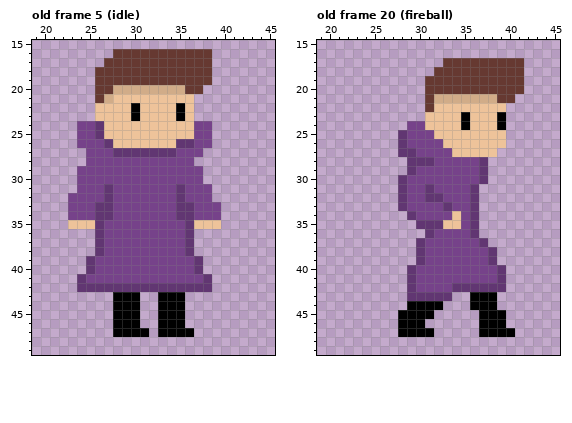
File history of a pixel-art file, art/character0.aseprite. The picture above is the old version.
64x64 pixels, 21 frames. Shown: old frame 5 (idle): x 19..45, y 15..49; old frame 20 (fireball): x 19..45, y 15..49.
And afterwards:
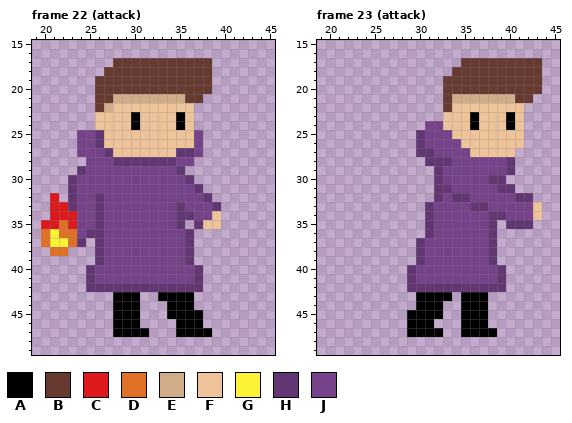
Palette (. is transparent): A #000000  B #663931  C #dd191d  D #df7126  E #d1ac88  F #eec39a  G #fbf236  H #613672  J #76428a
A new or re-ordered frame is compared with the old frame closest to it.
From the commit log: feat: Add Slots to CharacterInfo feat: Add Item Packets
What changed:
frames 21 -> 23
Frame 22 (attack) is new; against old frame 5 (idle):
y 16: x 28..38 BBBBBBBBBBB -> ...........
y 17: x 27 B -> .
y 18: x 26 B -> .
y 20: x 28..35 EEEEEEEE -> BBBBBBBB; x 38 . -> B
y 21: x 27..37 EFFFFFFFFF. -> BEEEEEEEEBB
y 22: x 26..27 FF -> BE; x 30 A -> F; x 35 A -> F
y 24: x 24..26 JJH -> ..F; x 30 F -> A; x 35 F -> A; x 37..38 JJ -> ..
y 25: x 38 J -> .
y 26: x 26..27 JH -> HF; x 35..36 HH -> FF; x 38 J -> .
y 27: x 24 . -> J; x 27..36 JHHHHHHHJJ -> HFFFFFFFHH
y 28: x 28..34 JJJJJJJ -> HHHHHHH
y 29: x 24 J -> H; x 35..37 JJJ -> H..
y 30: x 23 . -> H; x 36..37 JJ -> H.
y 31: x 23 . -> H; x 27 H -> J; x 35 H -> J; x 37..38 JJ -> H.
y 32: x 21 . -> C; x 23 J -> H; x 26..27 JH -> HJ; x 35 H -> J; x 38 J -> H
y 33: x 21..23 ..J -> CCH; x 27 H -> J; x 36 H -> J; x 39 J -> H
y 34: x 21..23 ..J -> CCC; x 27 H -> J; x 39 J -> F
y 35: x 20..25 ...FFF -> CCDCJJ; x 35..37 JHF -> H.H
y 36: x 20..25 ...... -> DGDDJH
y 37: x 20..24 ..... -> DGGDH
y 38: x 21..22 .. -> DD
y 39: x 25..26 HJ -> .H; x 36..37 JH -> H.
y 41: x 24..25 HJ -> .H; x 37..38 JH -> H.
y 42: x 24 H -> .; x 38 H -> .
y 43: x 36 . -> A
y 44: x 33 A -> .; x 36 . -> A
y 45: x 33 A -> .; x 36..37 .. -> AA
y 46: x 33..34 AA -> ..; x 36..37 .. -> AA
y 47: x 33..34 AA -> ..; x 37..38 .. -> AA
Frame 23 (attack) is new; against old frame 20 (fireball):
y 17: x 33..34 BB -> ..; x 42..43 .. -> BB
y 18: x 32..33 BB -> ..; x 42..43 .. -> BB
y 19..20: x 31..32 BB -> ..; x 42..43 .. -> BB
y 21: x 31..33 BEE -> ..B; x 39..42 BB.. -> EEBB
y 22: x 31..33 BFF -> ..B; x 40..41 .. -> FF
y 23: x 31..32 FF -> ..; x 35..36 AF -> FA; x 39..41 A.. -> FAF
y 24: x 29..32 JJFF -> ..JJ; x 35..36 AF -> FA; x 39..41 A.. -> FAF
y 25: x 28..30 HJJ -> ..H; x 32..33 FF -> JJ; x 40..41 .. -> FF
y 26: x 28..30 HJJ -> ..H; x 33..34 FF -> JJ; x 40..41 .. -> FF
y 27: x 28..31 HHJJ -> ..HH; x 34..35 FF -> JJ; x 39..40 .. -> FF
y 28: x 29..30 HH -> ..; x 32..33 JJ -> HH; x 37..40 H... -> JJJH
y 29: x 29..32 HJJJ -> ...H; x 37..40 H... -> JJJH
y 30: x 28..32 HJJJJ -> ....H; x 37..39 H.. -> JHH
y 31: x 28..33 HJJHJJ -> ....HH; x 36..40 H.... -> JJJHH
y 32: x 28..31 HJJH -> ....; x 34..42 JJH...... -> HHJJJJJHH
y 33: x 28..31 HJJJ -> ...H; x 33 H -> J; x 37..43 ....... -> HJJJJJF
y 34: x 29..31 HJJ -> ..H; x 34 F -> J; x 36..43 H....... -> JJHHJJJF
y 35: x 30 H -> .; x 32..34 HFF -> JJJ; x 36..38 H.. -> JJH; x 40..42 ... -> HHH
y 36: x 36..38 H.. -> JJH
y 37: x 37..38 H. -> JH
y 42: x 30..33 JJJJ -> HHHH
y 43: x 29..33 HHHHH -> .AAAA; x 35 . -> A; x 38 A -> .
y 44: x 29 A -> .; x 35 . -> A; x 38 A -> .
y 45: x 28 A -> .; x 32 . -> A; x 35..36 .. -> AA; x 38..39 AA -> ..
y 46: x 28 A -> .; x 31 . -> A; x 35..36 .. -> AA; x 38..39 AA -> ..
y 47: x 28 A -> .; x 32 . -> A; x 35..36 .. -> AA; x 39..40 AA -> ..
Boxes around the changes in both pictures, in picture pixels (x1, y1, x2, y2):
changed: (41, 49, 221, 337)
changed: (398, 58, 542, 247)
changed: (398, 283, 515, 337)
